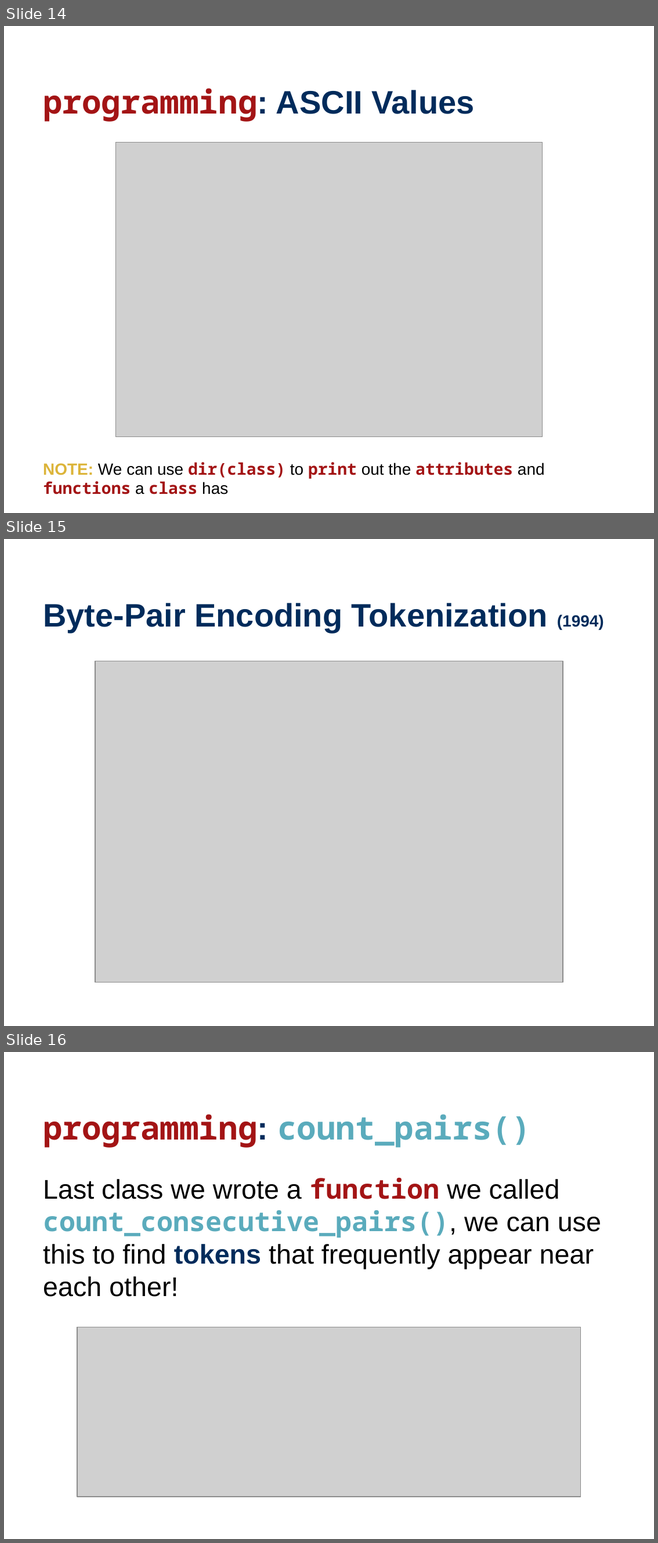
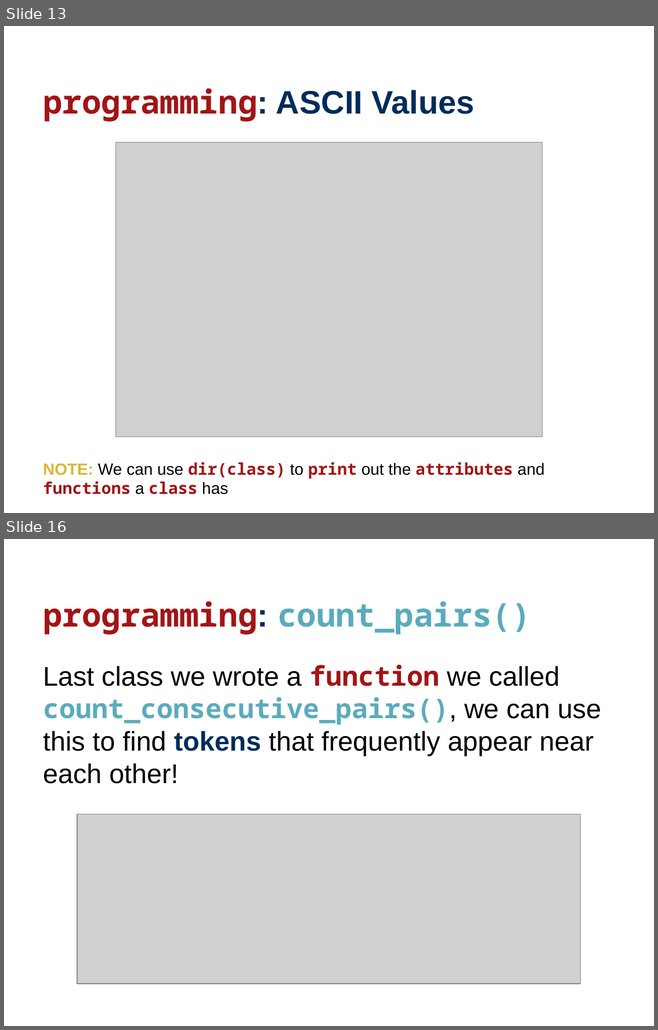
Before and after one commit to wtheisen/nd-cse-10124-lectures, a slide deck: Blank/Lecture_04_ Tokenization.pptx. Shown one above the other, each under a label of ours: slides 14, 15 and 16 before the commit, slides 13 and 16 after it; the slides between them are not shown. The pictures are 658x1543 and 658x1030 pixels, drawn with LibreOffice and Linux fonts; fonts in the diff are those of the drawing; grey boxes stand for pictures. Boxes give left, top, right and bottom in pixels: in the first picture for what was removed or moved away, otherwise in the second. Text is boxed around its words. In the diff, an @@ line names an element or a change of style, - is before the commit and + after.

```diff
--- a/Blank/Lecture_04_ Tokenization.pptx
+++ b/Blank/Lecture_04_ Tokenization.pptx
@@ slide 15 removed at box(4, 539, 654, 1026), background #FFFFFF @@
@@ title removed at box(43, 603, 604, 632) @@
-Byte-Pair Encoding Tokenization (1994)
@@ picture removed at box(95, 661, 563, 983) @@
@@ what was slide 14 is now slide 13 @@
```
Also in this commit, not shown: 3 slides changed, 1 slide added, 2 other files.
